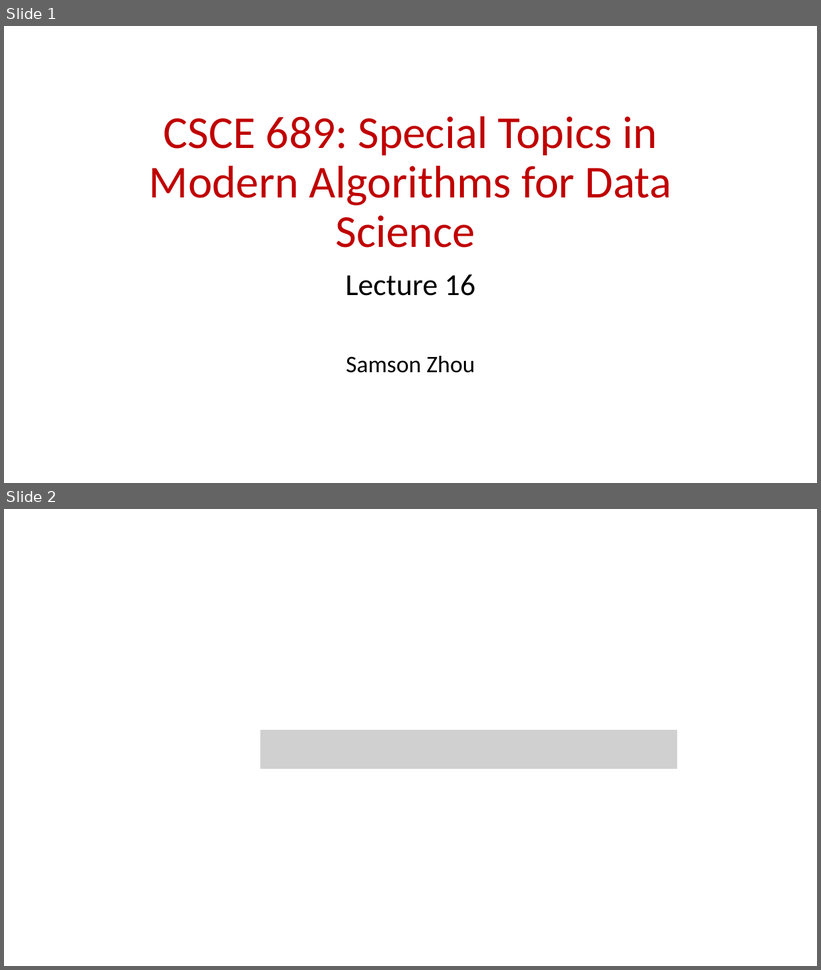
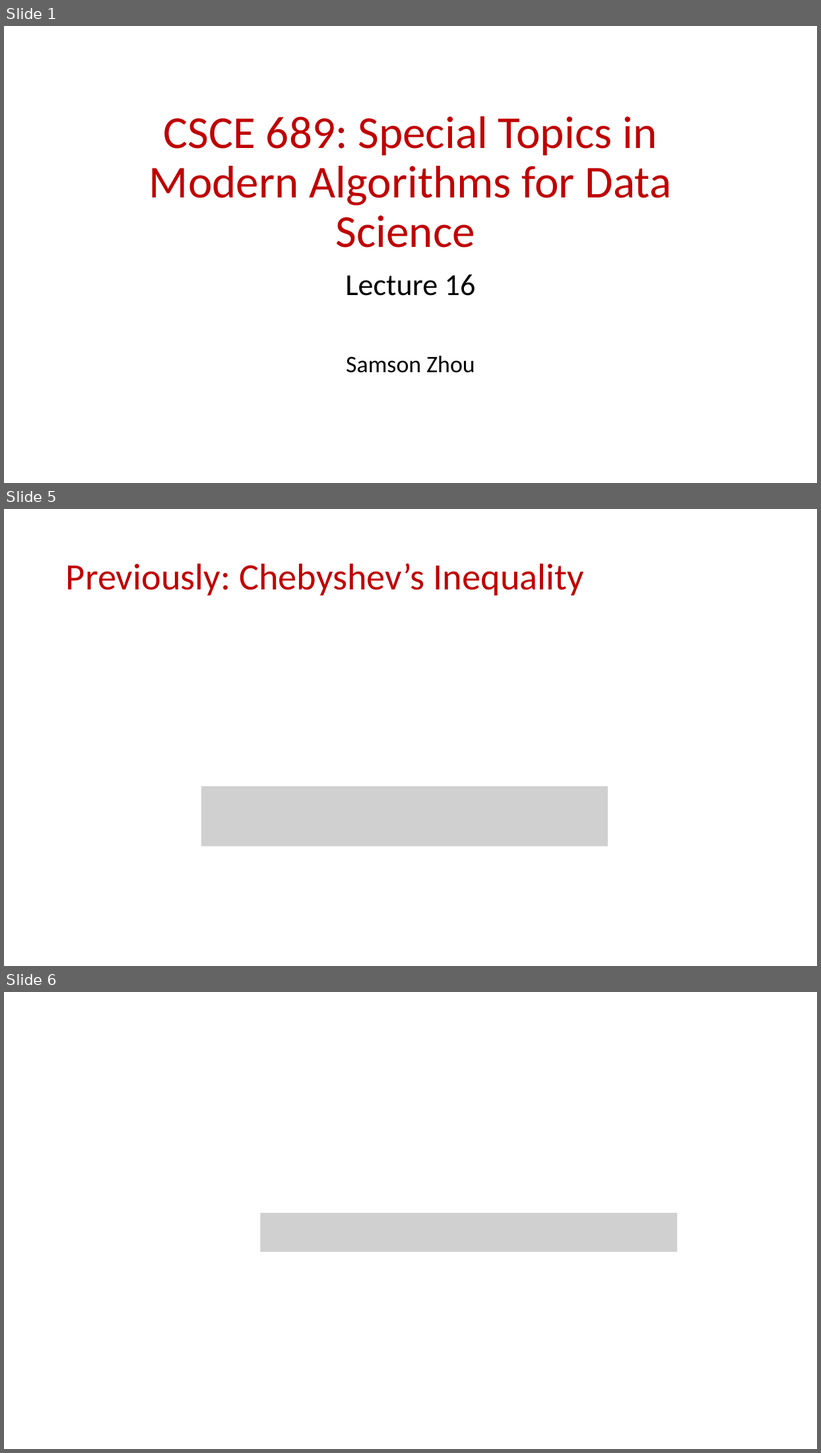
Before and after one commit to samsonzhou/samsonzhou.github.io, a slide deck: CSCE689-23/L16.pptx. Shown one above the other, each under a label of ours: slides 1 and 2 before the commit, slides 1, 5 and 6 after it; the slides between them are not shown. The pictures are 821x970 and 821x1453 pixels, drawn with LibreOffice and Linux fonts; fonts in the diff are those of the drawing; grey boxes stand for pictures. Boxes give left, top, right and bottom in pixels: in the first picture for what was removed or moved away, otherwise in the second. Text is boxed around its words. In the diff, an @@ line names an element or a change of style, - is before the commit and + after.

```diff
--- a/CSCE689-23/L16.pptx
+++ b/CSCE689-23/L16.pptx
@@ slide 5 added at [4, 509, 817, 966], background #FFFFFF @@
@@ title added at [66, 563, 583, 595], 44 pt, text #C00000 @@
+Previously: Chebyshev’s Inequality
@@ picture added at [201, 787, 609, 847] @@
@@ what was slide 2 is now slide 6 @@
```
Also in this commit, not shown: 28 other slides added.
